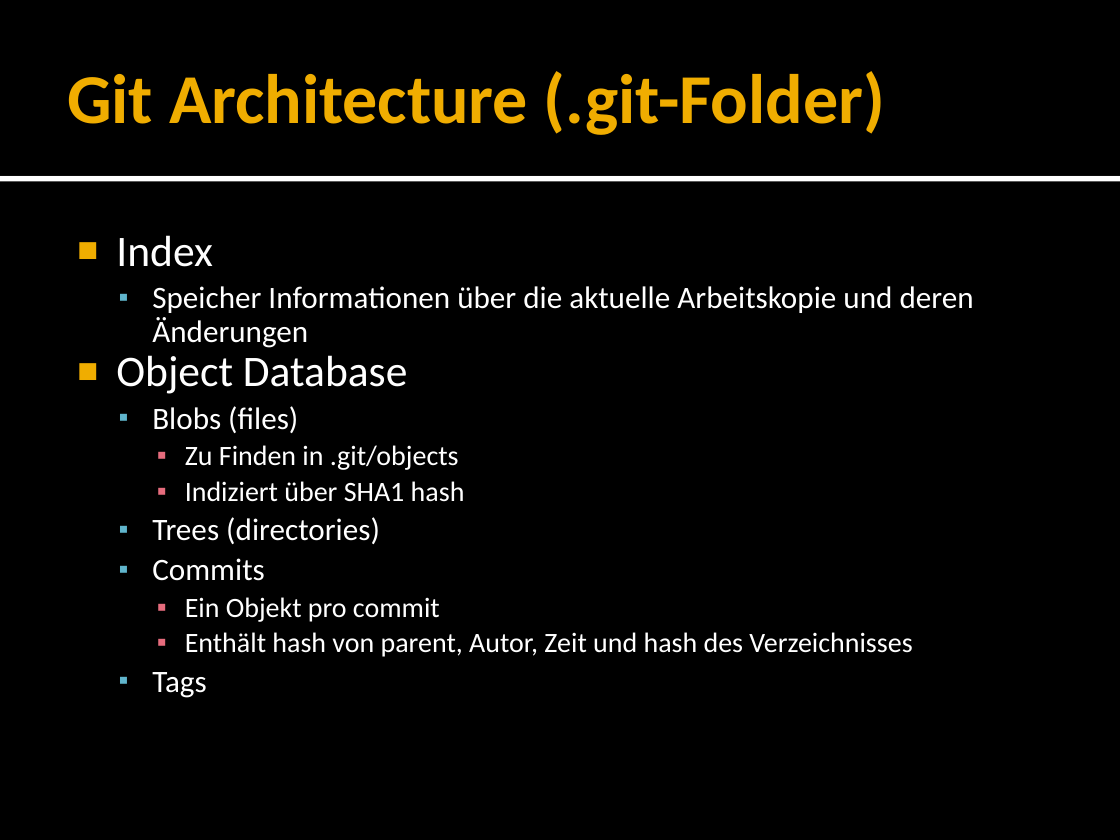
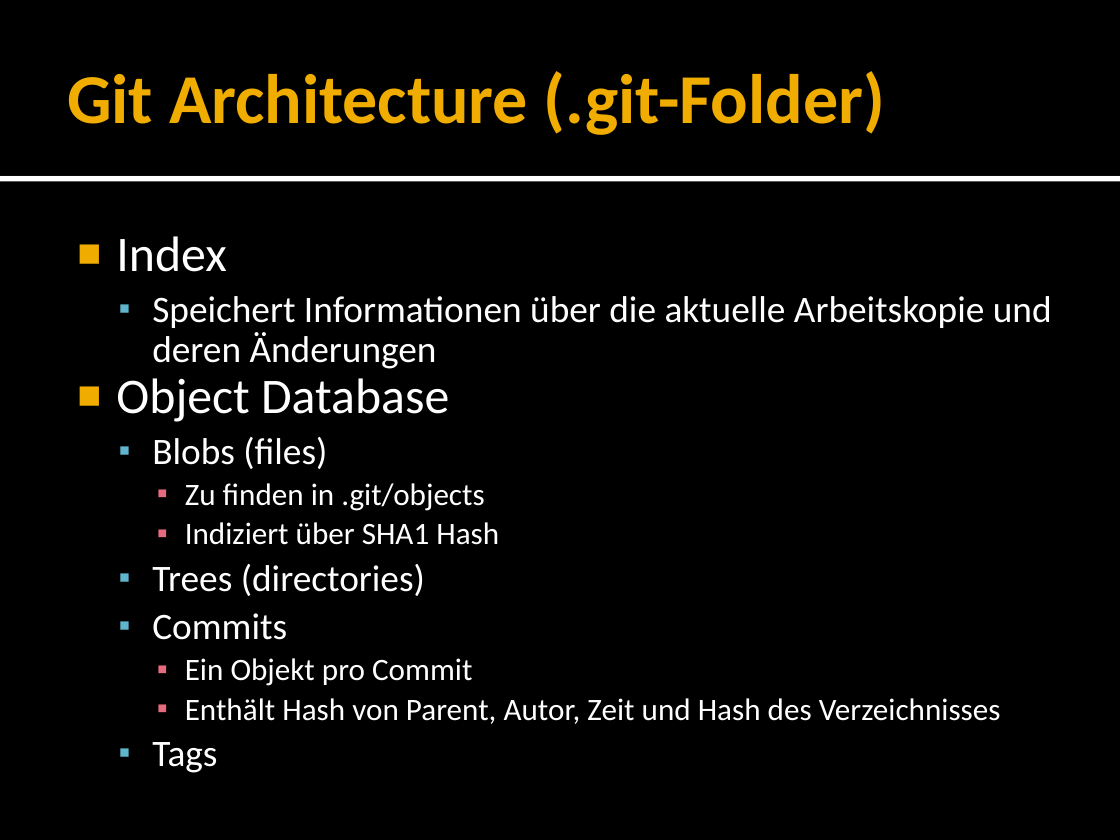
Before and after one commit to forki/GitTalk, a slide deck: slide 15 of GitTalk.pptx (slide 13 before the commit). Drawn at 1120x840 pixels with LibreOffice and Linux fonts; fonts in the diff are those of the drawing. Boxes give left, top, right and bottom in pixels: in the first picture for what was removed or moved away, otherwise in the second. Text is boxed around its words. In the diff, an @@ line names an element or a change of style, - is before the commit and + after.

```diff
--- a/GitTalk.pptx
+++ b/GitTalk.pptx
@@ text at (116, 236, 449, 773): size 28 to 32 pt in "Index", "Object Database"; size 20 to 24 pt in "Blobs (files)", "Trees (directories)", "Commits", "Tags" @@
@@ text at (152, 296, 1052, 369): text changed; size 20 to 24 pt @@
-  ▪ Speicher Informationen über die aktuelle Arbeitskopie und deren Änderungen
+  ▪ Speichert Informationen über die aktuelle Arbeitskopie und deren Änderungen
@@ text at (185, 483, 499, 545): text changed; size 18 to 20 pt @@
-    ▪ Zu Finden in .git/objects
-    ▪ Indiziert über SHA1 hash
+    ▪ Zu finden in .git/objects
+    ▪ Indiziert über SHA1 Hash
@@ text at (185, 658, 1001, 724): text changed; size 18 to 20 pt @@
-    ▪ Ein Objekt pro commit
-    ▪ Enthält hash von parent, Autor, Zeit und hash des Verzeichnisses
+    ▪ Ein Objekt pro Commit
+    ▪ Enthält Hash von Parent, Autor, Zeit und Hash des Verzeichnisses
```
Also in this commit, not shown: 12 other slides changed, 4 slides added, 5 slides removed.
